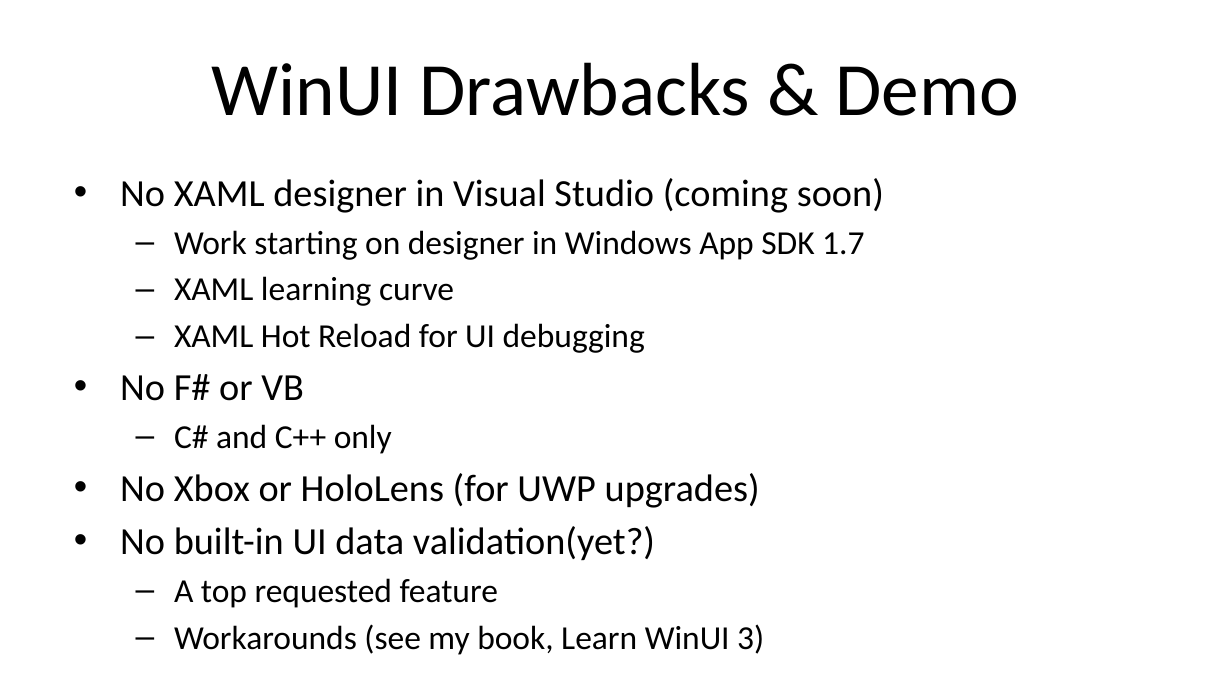
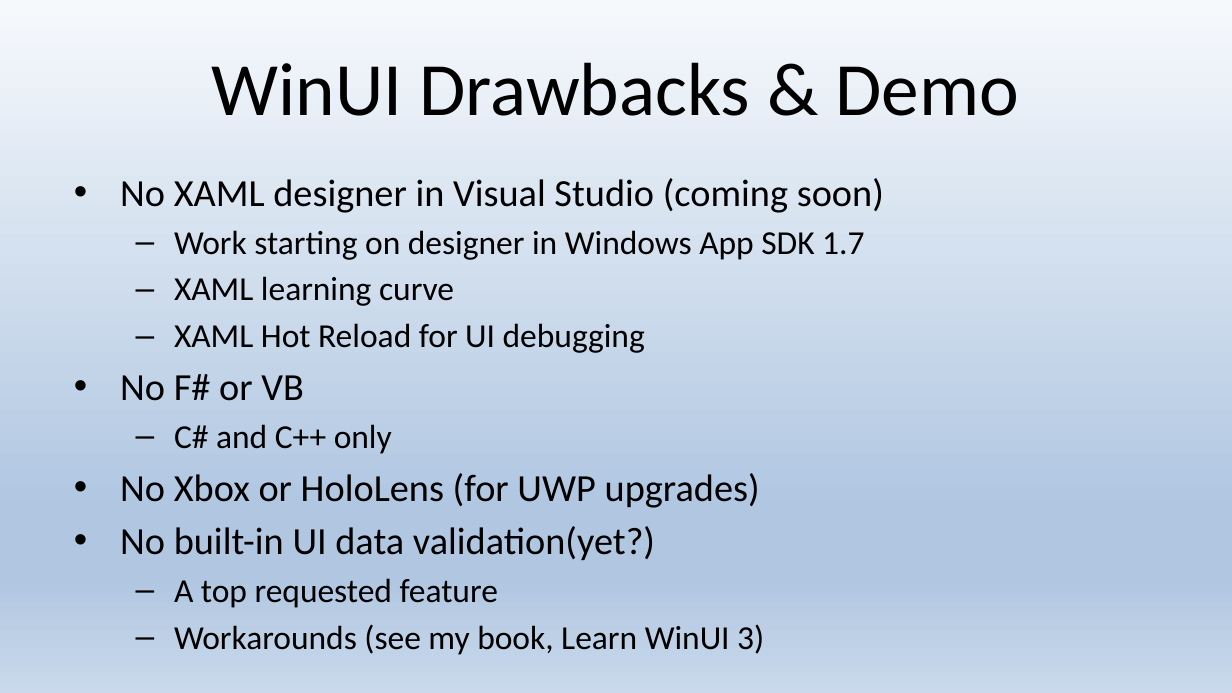
Before and after one commit to alvinashcraft/speaking, a slide deck: slide 15 of 2025/0311_VSLiveLasVegas/Choosing a Windows UI Framework/VSLive Vegas 25 - Building a Native Windows App_AlvinAshcraft.pptx. Drawn at 1232x693 pixels with LibreOffice and Linux fonts; fonts in the diff are those of the drawing; background and template pictures are left out. Boxes give left, top, right and bottom in pixels: in the first picture for what was removed or moved away, otherwise in the second. Text is boxed around its words. In the diff, an @@ line names an element or a change of style, - is before the commit and + after.

Commit message:
Update slide design and links for VSLive Vegas

```diff
--- a/2025/0311_VSLiveLasVegas/Choosing a Windows UI Framework/VSLive Vegas 25 - Building a Native Windows App_AlvinAshcraft.pptx
+++ b/2025/0311_VSLiveLasVegas/Choosing a Windows UI Framework/VSLive Vegas 25 - Building a Native Windows App_AlvinAshcraft.pptx
@@ background picture (left out) to gradient #F6F9FC to #B0C6E1 to #CAD9EB @@
```
Also in this commit, not shown: 21 other slides changed, 5 other files.
